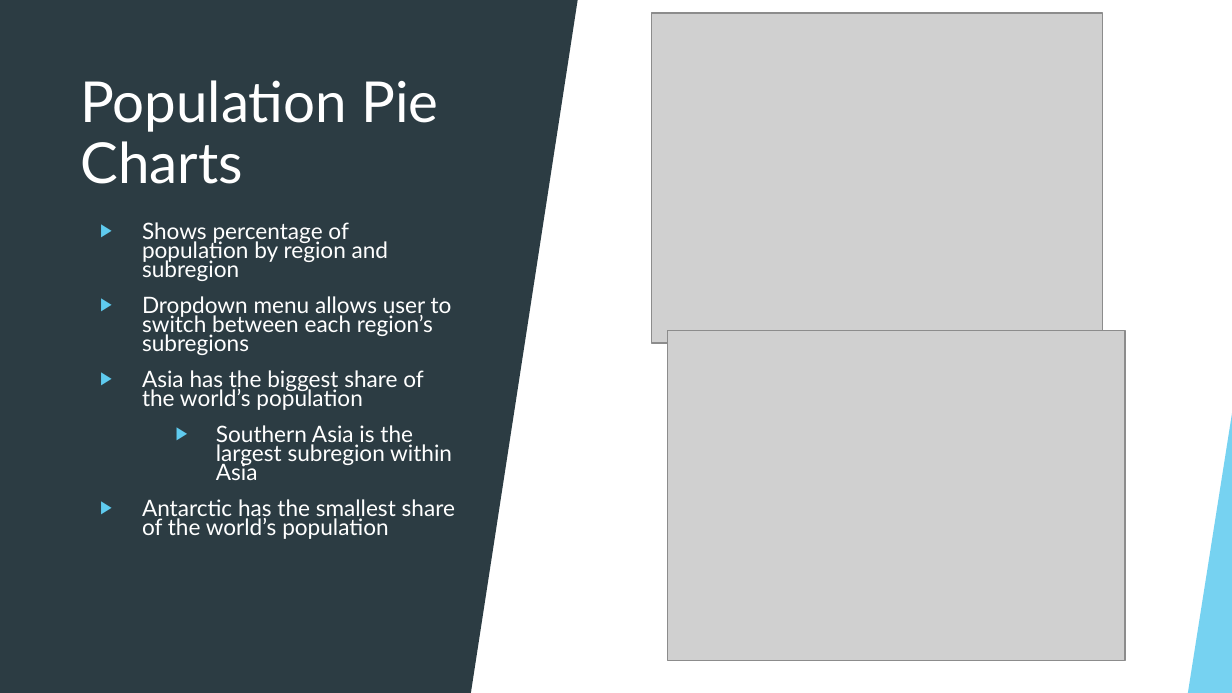
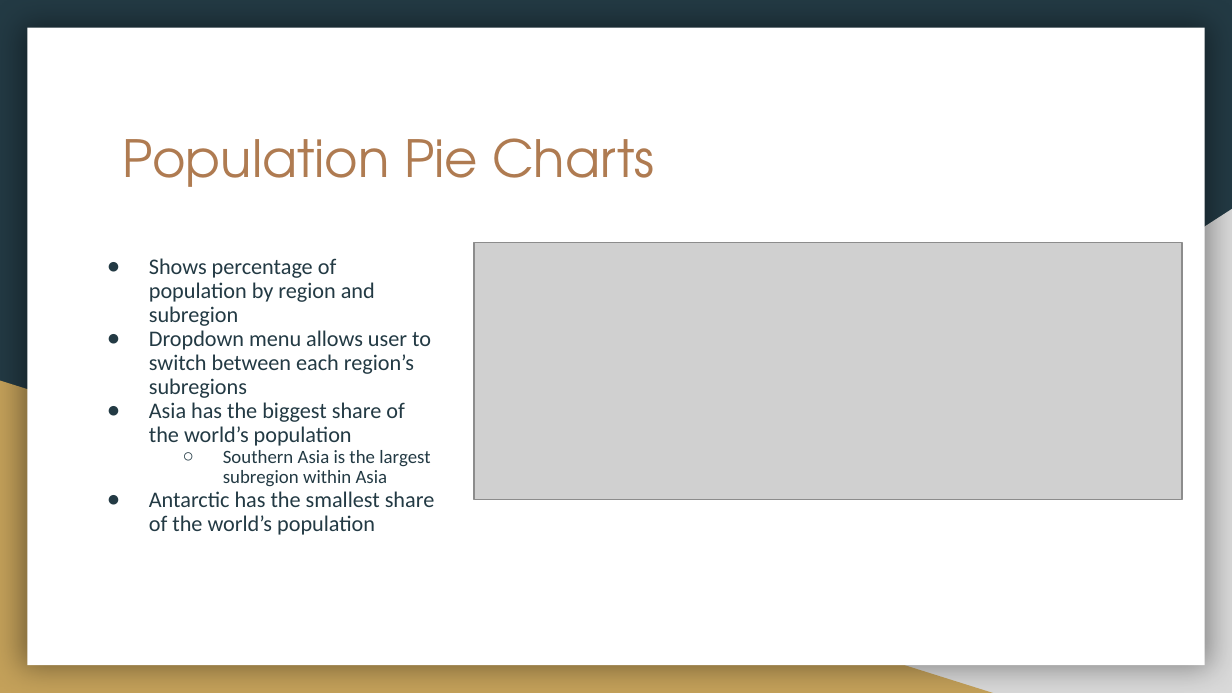
Before and after one commit to nelsonalb/World_Population-Project-3, a slide deck: slide 4 of Project 3- World Data Population.pptx. Drawn at 1232x693 pixels with LibreOffice and Linux fonts; fonts in the diff are those of the drawing; grey boxes stand for pictures. Boxes give left, top, right and bottom in pixels: in the first picture for what was removed or moved away, otherwise in the second. Text is boxed around its words. In the diff, an @@ line names an element or a change of style, - is before the commit and + after.

```diff
--- a/Project 3- World Data Population.pptx
+++ b/Project 3- World Data Population.pptx
@@ background #FFFFFF to #233A44 @@
@@ rectangle removed at bbox=[0, 0, 1232, 692] @@
@@ rectangle removed at bbox=[0, 0, 471, 692] @@
@@ rectangle added at bbox=[27, 28, 1205, 665], fill #FFFFFF @@
@@ triangle removed at bbox=[471, 0, 578, 692] @@
@@ title "Population Pie Charts": place and size @@
-title "Population Pie Charts" at bbox=[80, 80, 439, 184]
+title "Population Pie Charts" at bbox=[123, 138, 654, 187]
@@ title "Population Pie Charts" at bbox=[123, 138, 654, 187]: size 33 to 30 pt, font Lato to TeX Gyre Adventor, text colour #FFFFFF to #AF7B51; line spacing 0.9 to 1; vertical alignment middle to top @@
@@ right triangle added at bbox=[483, 209, 1232, 693], fill #D9D9D9 @@
@@ text "Shows percentage of population by ...": place and size @@
-text "Shows percentage of population by ..." at bbox=[142, 222, 455, 539]
+text "Shows percentage of population by ..." at bbox=[149, 258, 435, 535]
@@ text "Shows percentage of population by ..." at bbox=[149, 258, 435, 535]: size 13.2 to 13 pt in "Shows percentage of population by region and ...", "Dropdown menu allows user to switch between ...", "Asia has the biggest share of the ...", "Antarctic has the smallest share of the ..."; font Lato to Calibri, text colour #FFFFFF to #233A44; size 13.2 to 11 pt in "Southern Asia is the largest subregion within ..."; bullet ▶ to ●; line spacing 0.7 to 0.9; less space between paragraphs; bullet colour #5FCBEF to #233A44; bullet ▶ to ○ @@
@@ picture: place and size @@
-picture at bbox=[652, 12, 1103, 342]
+picture at bbox=[474, 243, 1183, 500]
@@ picture removed at bbox=[668, 330, 1125, 660] @@
@@ right triangle added at bbox=[0, 381, 993, 693], fill #C4A15A @@
@@ group removed at bbox=[0, 0, 1232, 693]: 5 freeform shapes, 3 triangles, 2 lines @@
@@ group removed at bbox=[0, 0, 1232, 693]: 5 freeform shapes, 3 triangles, 2 lines @@
@@ triangle removed at bbox=[1188, 405, 1232, 692] @@
```
Also in this commit, not shown: 6 other slides changed, 1 slide added, 1 slide removed.
